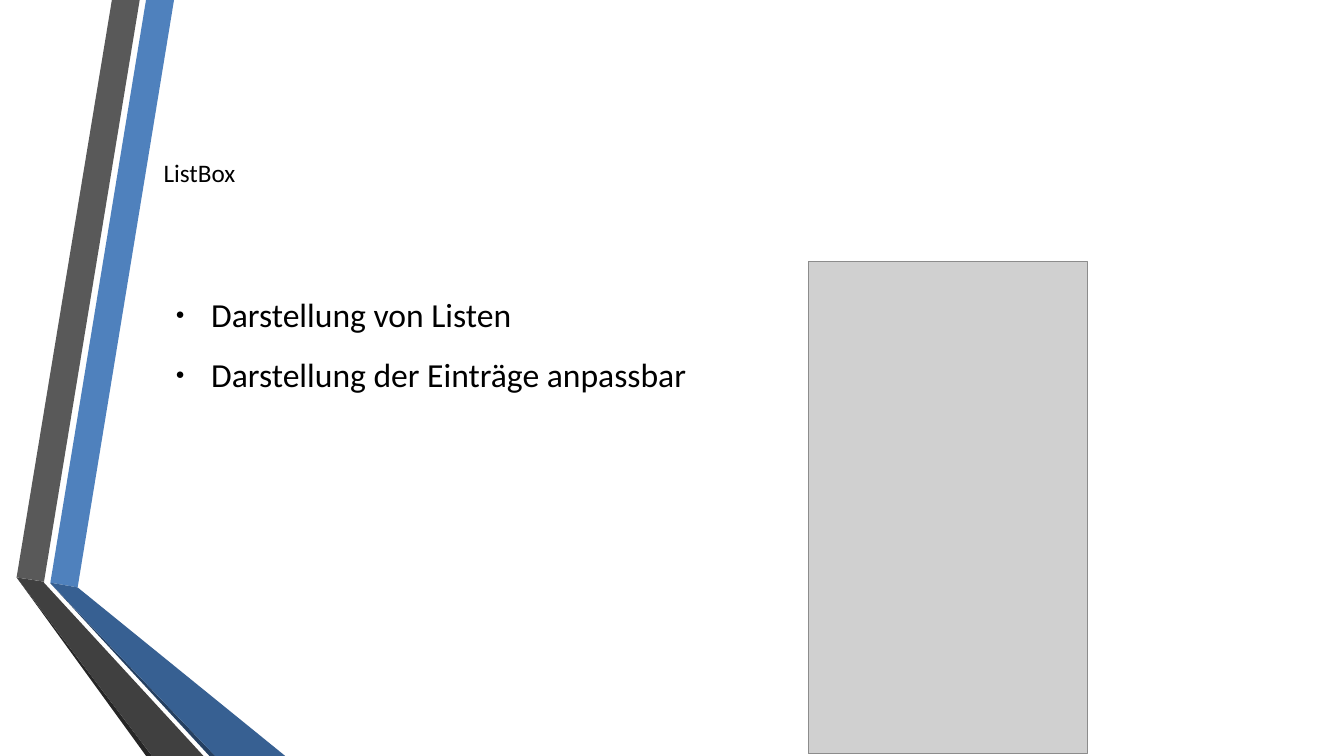
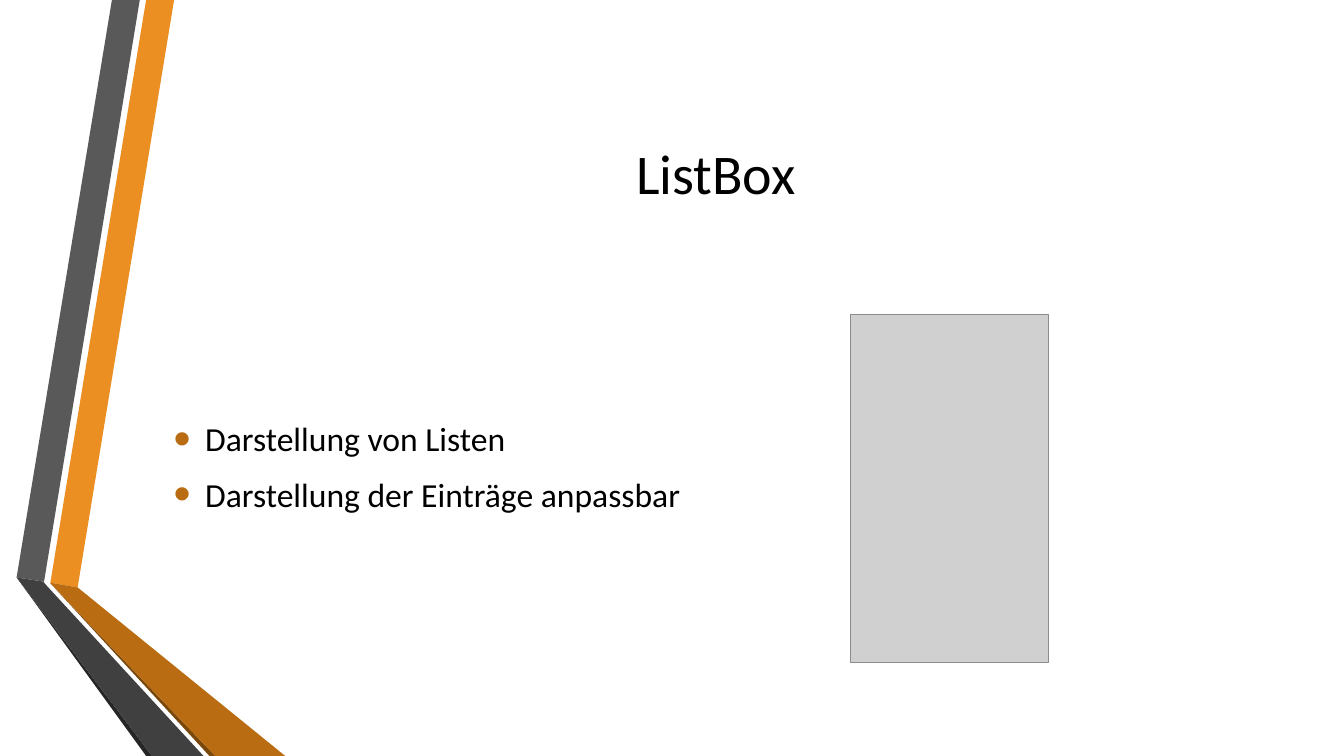
Before and after one commit to Ailer/WPF_MVVM, a slide deck: slide 14 of WPF + MVVM.pptx. Drawn at 1344x756 pixels with LibreOffice and Linux fonts; fonts in the diff are those of the drawing; grey boxes stand for pictures; background and template pictures are left out. Boxes give left, top, right and bottom in pixels: in the first picture for what was removed or moved away, otherwise in the second. Text is boxed around its words. In the diff, an @@ line names an element or a change of style, - is before the commit and + after.

```diff
--- a/WPF + MVVM.pptx
+++ b/WPF + MVVM.pptx
@@ freeform shape at [50,0,174,588]: fill #4F81BD to #EB8F22 @@
@@ title "ListBox" at [636,155,795,195]: size 18 to 40 pt; alignment left to centre @@
@@ text "Darstellung von Listen" at [205,427,680,513]: bullet ● to •; less space between paragraphs; bullet colour #000000 to #B96C11; vertical alignment top to middle @@
@@ picture: place and size @@
-picture at [809,262,1088,754]
+picture at [851,315,1049,662]
@@ freeform shape at [50,583,285,756]: fill #376092 to #B96C11; outline redrawn @@
@@ freeform shape at [50,584,216,756]: fill #254061 to #7B480B; outline redrawn @@
```
Also in this commit, not shown: 18 other slides changed, 19 slides added, 1 slide removed.
